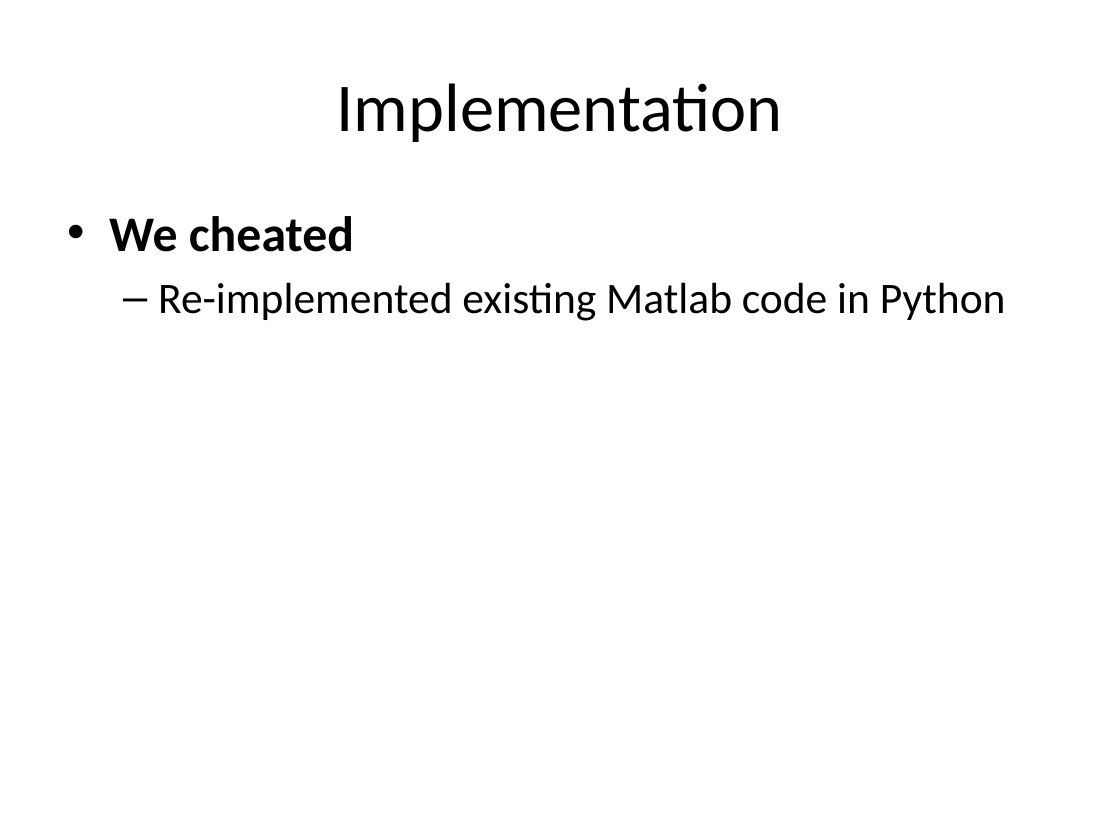
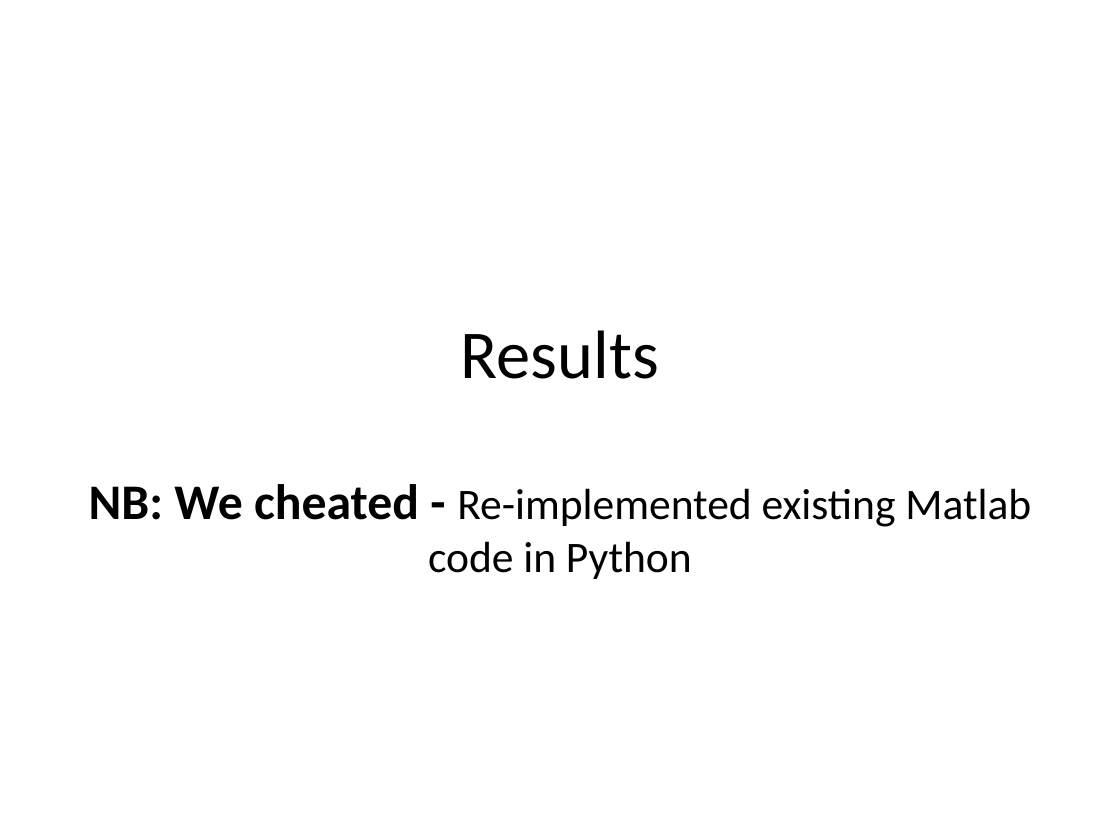
Before and after one commit to michaelwh/activecontnoedge, a slide deck: slide 11 of michael-activecont.pptx (slide 2 before the commit). Drawn at 1120x840 pixels with LibreOffice and Linux fonts; fonts in the diff are those of the drawing. Boxes give left, top, right and bottom in pixels: in the first picture for what was removed or moved away, otherwise in the second. Text is boxed around its words. In the diff, an @@ line names an element or a change of style, - is before the commit and + after.

```diff
--- a/michael-activecont.pptx
+++ b/michael-activecont.pptx
@@ title removed at (337,83,783,142) @@
-Implementation
@@ title added at (461,330,659,379), 44 pt, text #000000 @@
+Results
@@ text at (89,484,1031,579): text changed @@
-• We cheated
-  – Re-implemented existing Matlab code in Python
+NB: We cheated - Re-implemented existing Matlab code in Python
```
Also in this commit, not shown: 8 other slides changed, 2 slides added.
